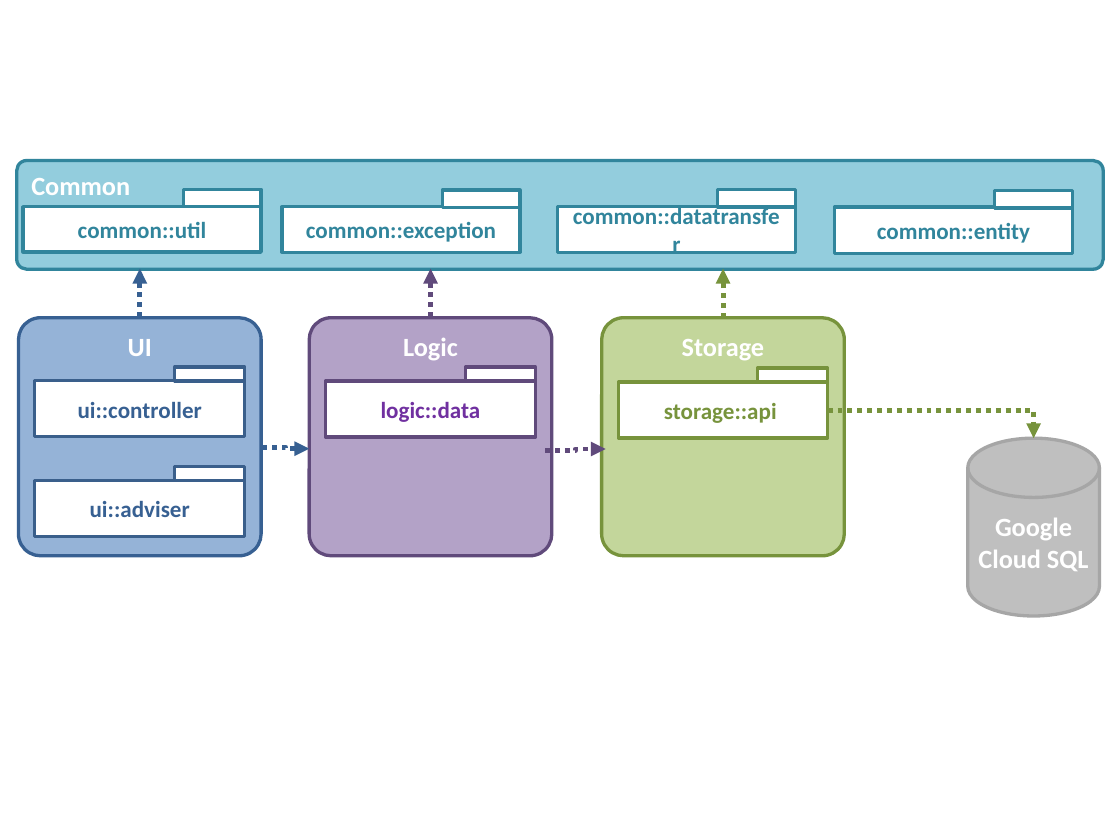
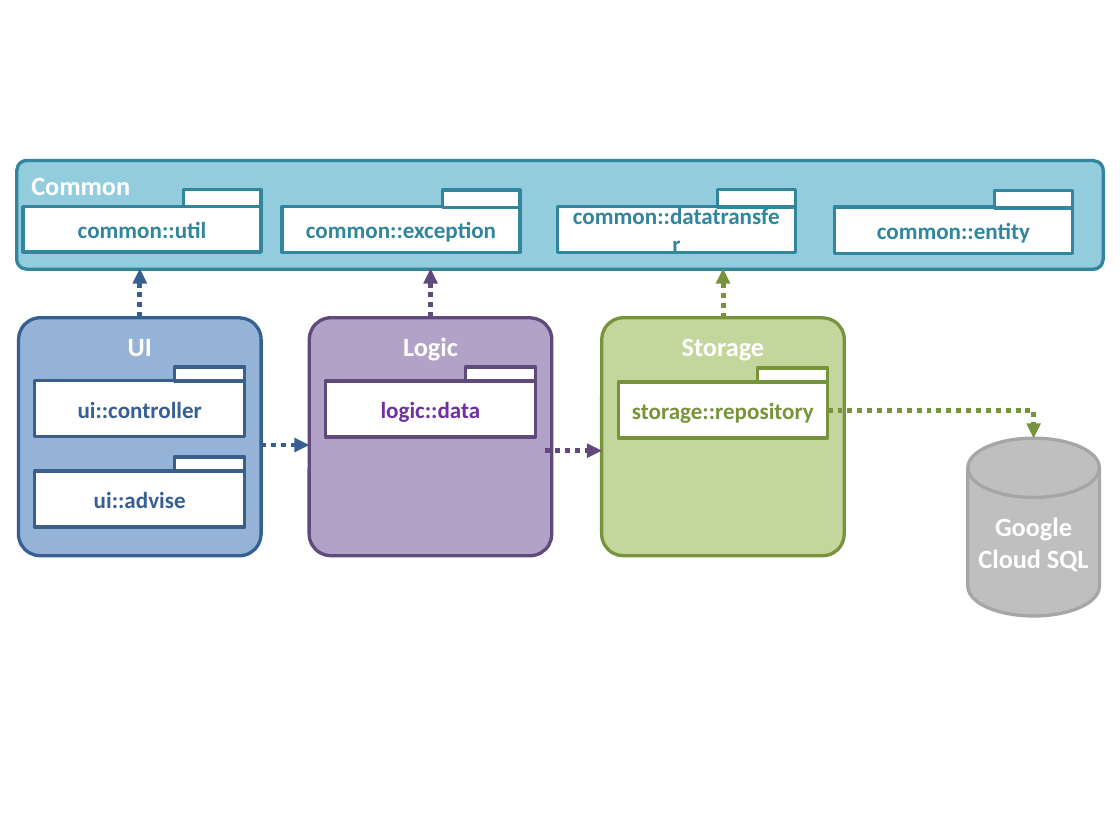
Before and after one commit to jacoblipech/CS3219-Chairvise, a slide deck: slide 1 of images/backendPackageOverview.pptx. Drawn at 1120x817 pixels with LibreOffice and Linux fonts; fonts in the diff are those of the drawing. Boxes give left, top, right and bottom in pixels: in the first picture for what was removed or moved away, otherwise in the second. Text is boxed around its words. In the diff, an @@ line names an element or a change of style, - is before the commit and + after.

```diff
--- a/images/backendPackageOverview.pptx
+++ b/images/backendPackageOverview.pptx
@@ text in rectangle at (632, 403, 814, 423): text changed @@
-storage::api
+storage::repository
@@ elbow arrow moved from (262, 447) - (309, 448) to (261, 444) - (309, 444) @@
@@ elbow arrow (261, 444) - (309, 444): elbow arrow to arrow @@
@@ rectangle "ui::advise": place and size @@
-rectangle "ui::advise" at (34, 480, 244, 536)
+rectangle "ui::advise" at (34, 471, 244, 526)
@@ rectangle: place and size @@
-rectangle at (175, 466, 245, 480)
+rectangle at (175, 456, 245, 471)
@@ elbow arrow moved from (545, 450) - (606, 449) to (545, 450) - (602, 450) @@
@@ elbow arrow (545, 450) - (602, 450): elbow arrow to arrow @@
@@ text in rectangle at (94, 492, 186, 508): text changed @@
-ui::adviser
+ui::advise
```
Also in this commit, not shown: 8 other files.
